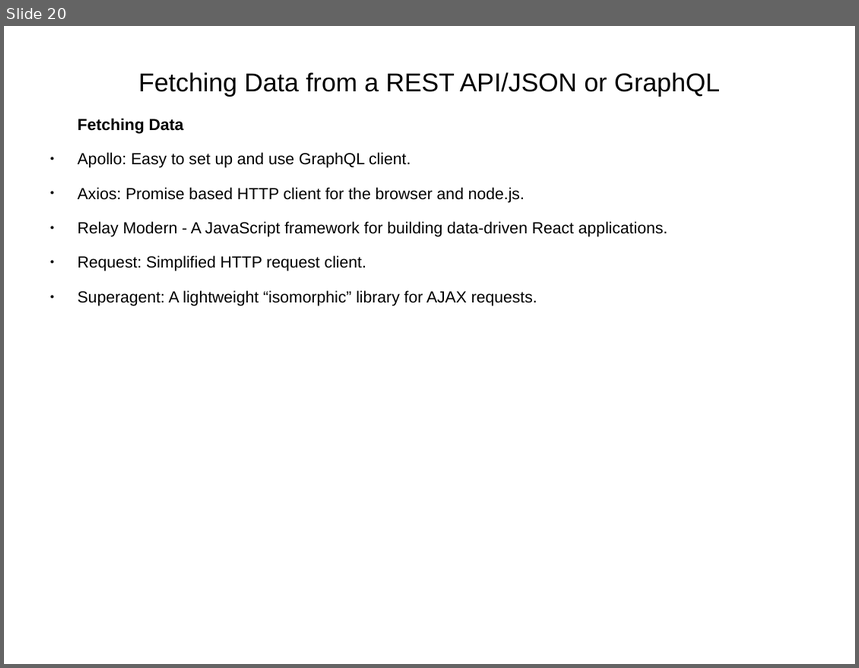
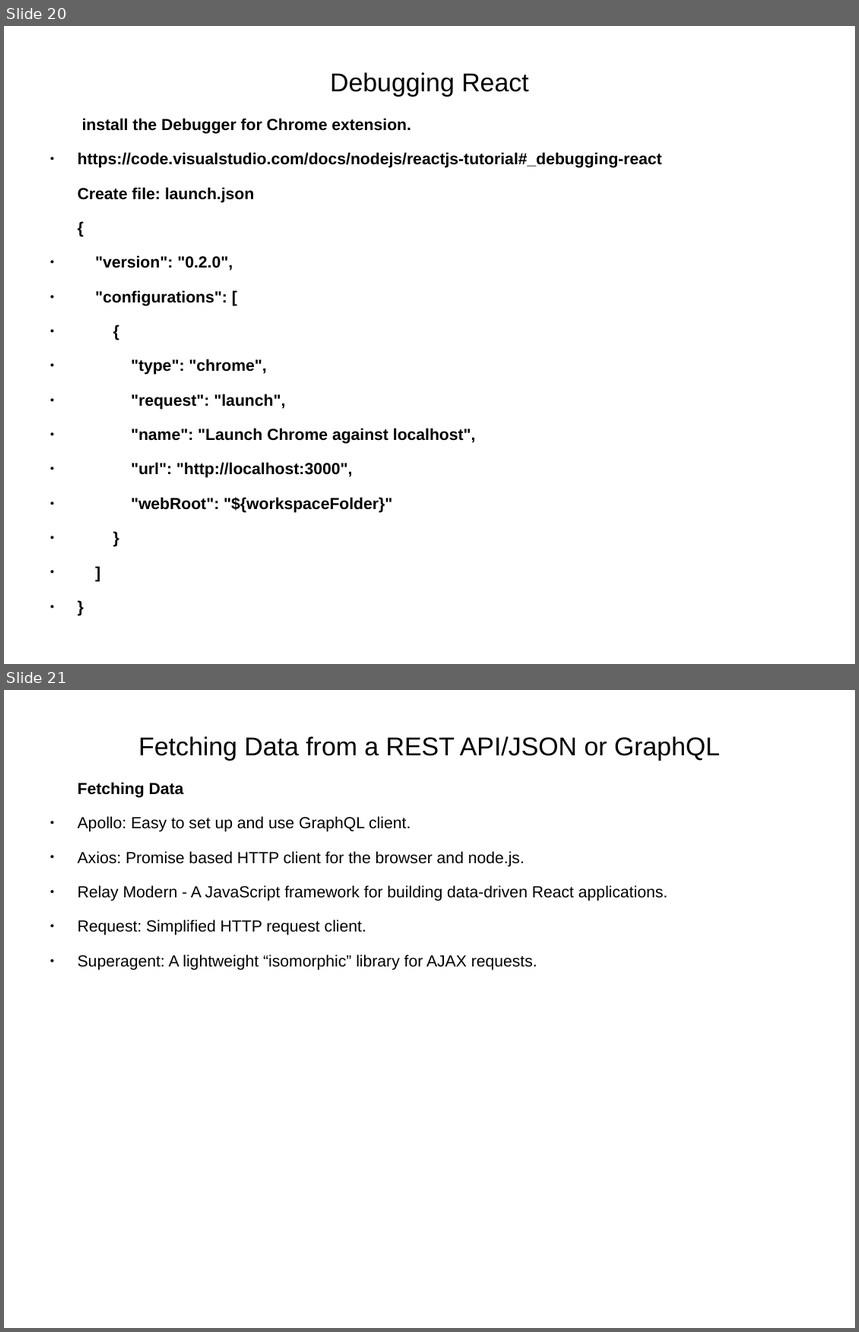
Before and after one commit to KimFriisHansen/React-Kursus-3, a slide deck: Slides/React3.0.odp. Shown one above the other, each under a label of ours: slide 20 before the commit, slides 20 and 21 after it. The pictures are 859x668 and 859x1332 pixels, drawn with LibreOffice and Linux fonts; fonts in the diff are those of the drawing. Boxes give left, top, right and bottom in pixels: in the first picture for what was removed or moved away, otherwise in the second. Text is boxed around its words. In the diff, an @@ line names an element or a change of style, - is before the commit and + after.

```diff
--- a/Slides/React3.0.odp
+++ b/Slides/React3.0.odp
@@ slide 20 added at (x1=4, y1=26, x2=855, y2=664), background #FFFFFF @@
@@ title added at (x1=330, y1=72, x2=528, y2=97), 24 pt, text #000000 @@
+Debugging React
@@ text added at (x1=78, y1=118, x2=662, y2=513), 15 pt, text #000000, bold @@
+install the Debugger for Chrome extension.
+● https://code.visualstudio.com/docs/nodejs/reactjs-tutorial#_debugging-react
+Create file: launch.json
+{
+● "version": "0.2.0",
+● "configurations": [
+● {
+● "type": "chrome",
+● "request": "launch",
+● "name": "Launch Chrome against localhost",
+● "url": "http://localhost:3000",
+● "webRoot": "${workspaceFolder}"
+● }
+● ]
+● }
@@ what was slide 20 is now slide 21 @@
```
Also in this commit, not shown: 1 slide changed.
